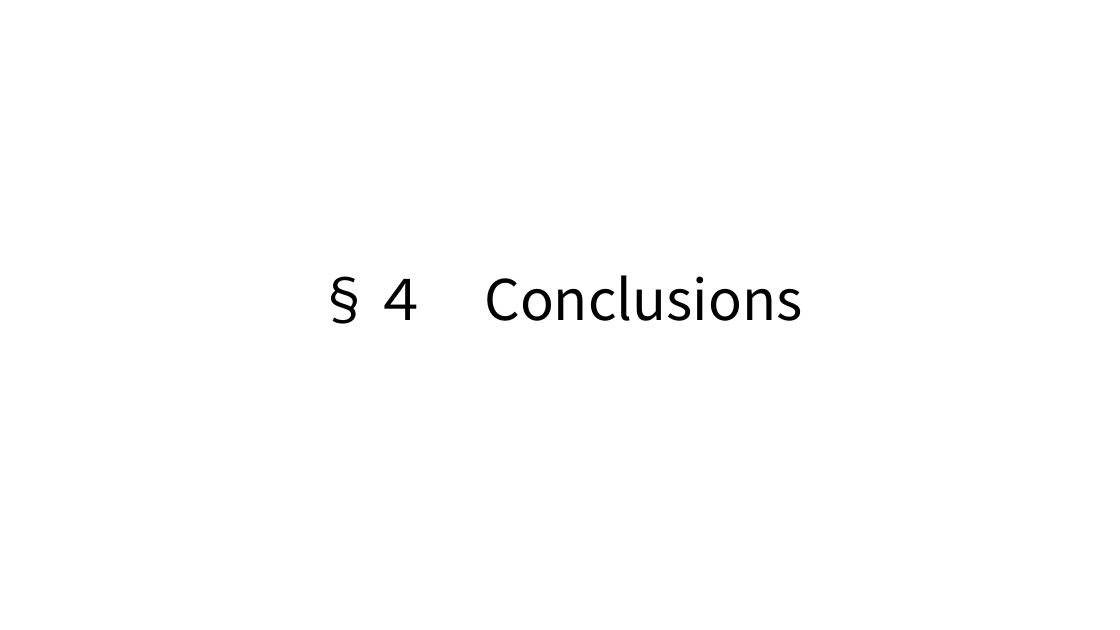
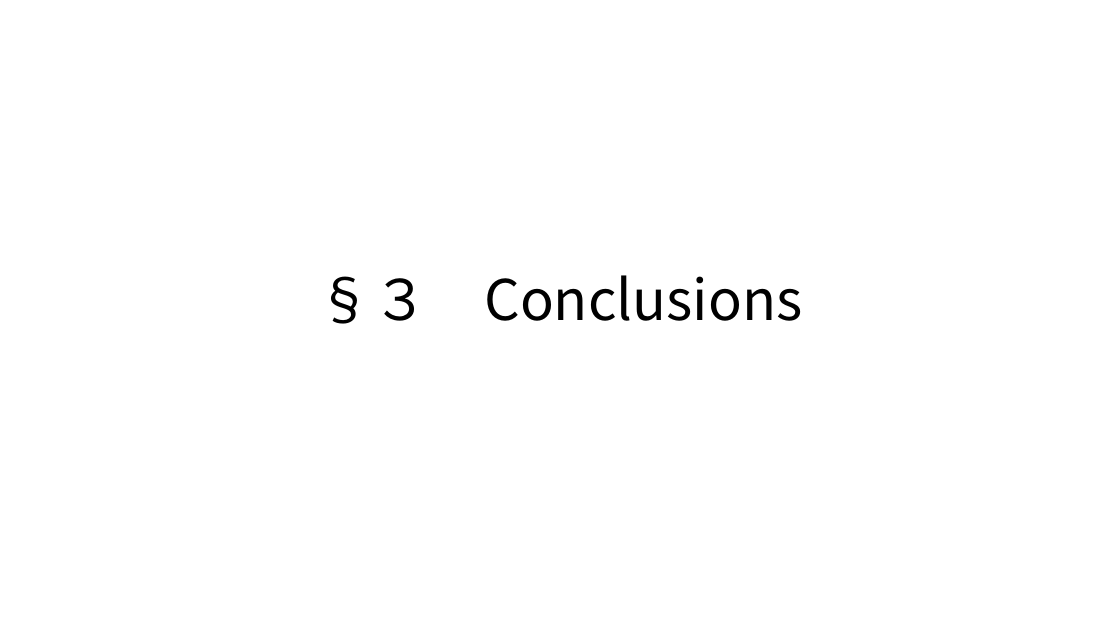
Before and after one commit to outk/graduate_thesis, a slide deck: slide 38 of 量子状態トモグラフィー.pptx (slide 36 before the commit). Drawn at 1120x630 pixels with LibreOffice and Linux fonts; fonts in the diff are those of the drawing. Boxes give left, top, right and bottom in pixels: in the first picture for what was removed or moved away, otherwise in the second. Text is boxed around its words. In the diff, an @@ line names an element or a change of style, - is before the commit and + after.

```diff
--- a/量子状態トモグラフィー.pptx
+++ b/量子状態トモグラフィー.pptx
@@ title at (316,275,802,324): text changed @@
-§４ Conclusions
+§３ Conclusions
```
Also in this commit, not shown: 5 slides added, 2 slides removed.
